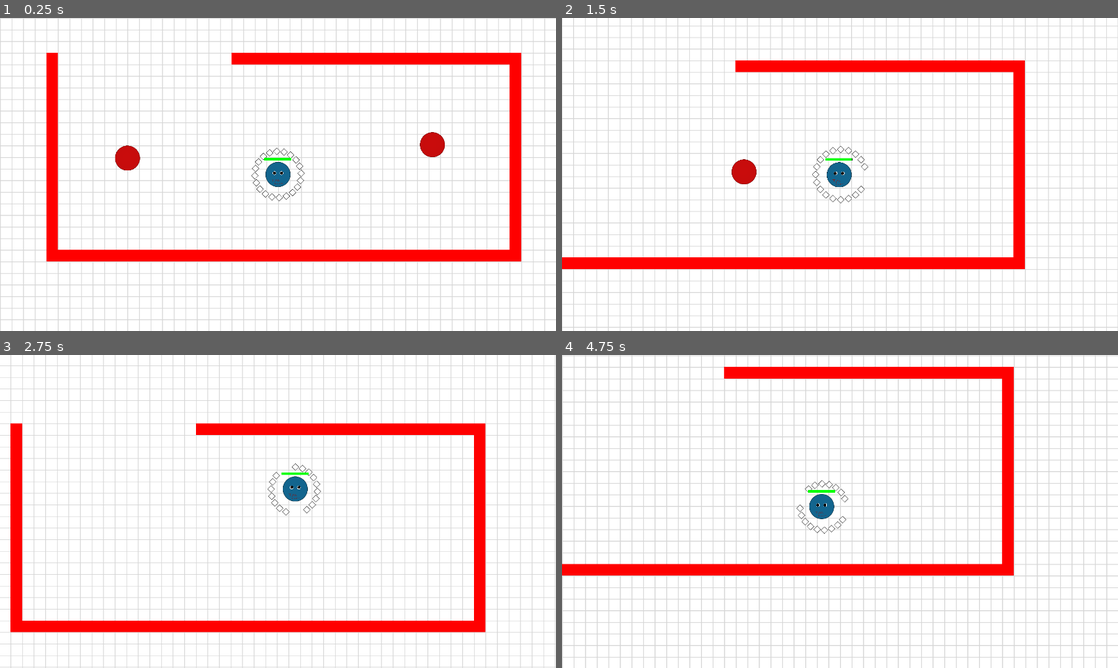
Above: before the commit, frames 1-4 (two rows, left to right).
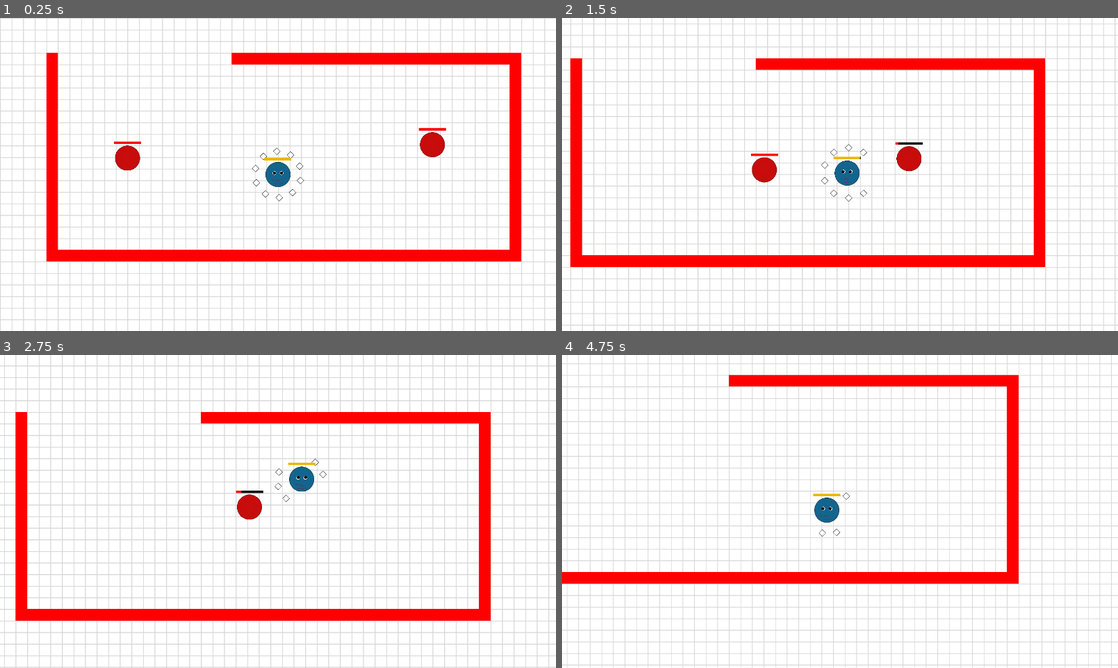
Above: after the commit, the same moments.

Repository: tim2go/wumpusflorr
Game: Godot game, scene res://scenes/test_level.tscn
The game is run twice, just before and just after one commit, with the same random seed, the same clock (stepped at 60 frames per second) and the same inputs.
Inputs (mouse positions are in pixels of both pictures, inside the frame that each line leads up to):
- Up to frame 1 (0.25 s): no input
- Up to frame 2 (1.5 s): move the mouse to (962, 158) at 0.52 s; click (962, 158) at 0.6 s; move the mouse to (728, 190) at 1.27 s; click (728, 190) at 1.35 s
- Up to frame 3 (2.75 s): move the mouse to (333, 442) at 2.02 s; click (333, 442) at 2.1 s
- Up to frame 4 (4.75 s): move the mouse to (812, 574) at 2.77 s; click (812, 574) at 2.85 s; move the mouse to (1006, 558) at 3.52 s; click (1006, 558) at 3.6 s; move the mouse to (673, 464) at 4.27 s; click (673, 464) at 4.35 s

The runs differ from the first frame. In frame 1, 0.2% of the frame differs, in the area x 20-81%, y 35-59%; in frame 2, 22%; in frame 3, 23%; in frame 4, 28%, in the area x 0-100%, y 0-100%.

Commit message:
enemy rework
made pellets do a set amount of damage to enemies
added enemy health bar
changed player stamina bar to yellow

Diff:
--- a/scenes/enemy.tscn
+++ b/scenes/enemy.tscn
@@ -6,15 +6,37 @@
 [sub_resource type="CircleShape2D" id="CircleShape2D_md0e3"]
 radius = 69.0072
 
-[node name="Enemy" type="CharacterBody2D"]
+[sub_resource type="CircleShape2D" id="CircleShape2D_4ra3w"]
+radius = 67.1193
+
+[node name="Enemy" type="CharacterBody2D" unique_id=878562135]
 script = ExtResource("1_md0e3")
 
-[node name="Sprite2D" type="Sprite2D" parent="."]
+[node name="Sprite2D" type="Sprite2D" parent="." unique_id=1936694061]
 texture = ExtResource("1_7p1mj")
 
-[node name="EnemyArea" type="Area2D" parent="."]
+[node name="EnemyArea" type="Area2D" parent="." unique_id=1026640713]
 
-[node name="CollisionShape2D" type="CollisionShape2D" parent="EnemyArea"]
+[node name="CollisionShape2D" type="CollisionShape2D" parent="EnemyArea" unique_id=414983732]
 shape = SubResource("CircleShape2D_md0e3")
 
+[node name="HPBarBg" type="ColorRect" parent="." unique_id=1285356948]
+unique_name_in_owner = true
+offset_left = -75.0
+offset_top = -91.0
+offset_right = 75.0
+offset_bottom = -77.0
+color = Color(0, 0, 0, 1)
+
+[node name="HPBar" type="ColorRect" parent="." unique_id=1333897367]
+unique_name_in_owner = true
+offset_left = -75.0
+offset_top = -91.0
+offset_right = 75.0
+offset_bottom = -77.0
+color = Color(1, 0, 0, 1)
+
+[node name="CollisionShape2D" type="CollisionShape2D" parent="." unique_id=1152465347]
+shape = SubResource("CircleShape2D_4ra3w")
+
 [connection signal="area_entered" from="EnemyArea" to="." method="_on_enemy_area_area_entered"]
--- a/scenes/player.tscn
+++ b/scenes/player.tscn
@@ -41,21 +41,19 @@
 offset_top = -91.0
 offset_right = 75.0
 offset_bottom = -77.0
-color = Color(0, 1, 0, 1)
+color = Color(0.93, 0.71300006, 0, 1)
 
 [node name="Camera2D" type="Camera2D" parent="." unique_id=1413482241]
 unique_name_in_owner = true
 position_smoothing_enabled = true
-position_smoothing_speed = 3.0
+position_smoothing_speed = 1.5
 
 [node name="CollisionShape2D" type="CollisionShape2D" parent="." unique_id=703667899]
-visible = false
 shape = SubResource("CircleShape2D_dqkch")
 
 [node name="PlayerArea" type="Area2D" parent="." unique_id=1556877137]
 
 [node name="CollisionShape2D" type="CollisionShape2D" parent="PlayerArea" unique_id=184435781]
-visible = false
 shape = SubResource("CircleShape2D_qhqgy")
 
 [connection signal="area_entered" from="PlayerArea" to="." method="_on_player_area_area_entered"]
--- a/scripts/enemy.gd
+++ b/scripts/enemy.gd
@@ -1,18 +1,50 @@
 extends CharacterBody2D
 
-@export var speed : int = 250
+var speed : int = 250
+var regular_speed : int = 250
 @export var player : Node2D
+
+const max_health : int = 100
+var health : float = max_health
+var damage : int = 75
+var health_recover : int = 20
+
+@onready var hp_bar_bg = %HPBarBg
+@onready var hp_bar = %HPBar
+
+var move_angle : float
+var bounce_back_time_speed : float = 150
+var bounce_back_timer : float = -1
+var bounce_back_speed : int = speed * -0.8
 
 func _physics_process(delta: float) -> void:
 
+	if bounce_back_timer > -0.5:
+		bounce_back_timer += bounce_back_time_speed * delta * 2
+		speed = lerp(speed, bounce_back_speed, delta * 10)
+		print(bounce_back_timer)
+	else:
+		speed = lerp(speed, regular_speed, delta * 100)
+	if bounce_back_timer > bounce_back_time_speed:
+		print("b")
+		bounce_back_timer = -1
+
 	# movement code
-	var move_angle = $".".position.angle_to_point(player.position)
+	move_angle = position.angle_to_point(player.position)
 	if $".".position.distance_to(player.position) > 5:
 		velocity = Vector2(speed * cos(move_angle), speed * sin(move_angle))
 		move_and_slide()
+
+	if health <= 0:
+		queue_free()
+	health += health_recover * delta
+	if health > max_health:
+		health = max_health
+	hp_bar.size.x = (hp_bar_bg.size.x/max_health) * health
 
 # called when enemy collides with an area2d node
 func _on_enemy_area_area_entered(area: Area2D) -> void:
 	if area.name == "PelletArea": # if area2d is a pellet
 		Global.collided_with_pellet.emit(area) # emit signal to pellet
-		queue_free() # delete enemy
+		health -= area.get_parent().damage
+		bounce_back_timer = 0
--- a/scripts/pellet.gd
+++ b/scripts/pellet.gd
@@ -9,6 +9,10 @@
 @export var degrees_per_second : int = 90
 @export var follow_speed : float = 22.0 #delay amnt
 var lag_offset : Vector2 = Vector2.ZERO
+
+const max_health : int = 50
+var health : int = max_health
+var damage : int = 50
 
 func update_position() -> void:
 	"""
--- a/scripts/player.gd
+++ b/scripts/player.gd
@@ -1,7 +1,7 @@
 extends CharacterBody2D
 
 @export var speed : int = 300
-@export var petal_num : int = 20
+@export var petal_num : int = 10
 @export var pellet : PackedScene
 
 var left_click_down : bool = false
Not shown: 1 places in scenes/enemy.tscn that only renumber resources
